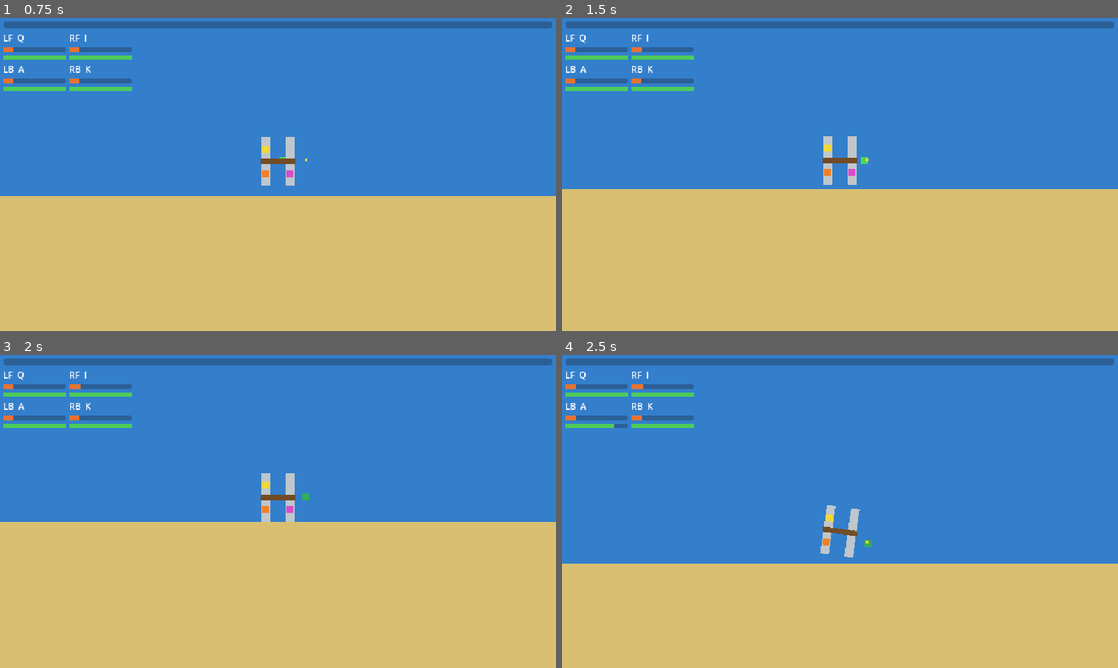
Above: before the commit, frames 1-4 (two rows, left to right).
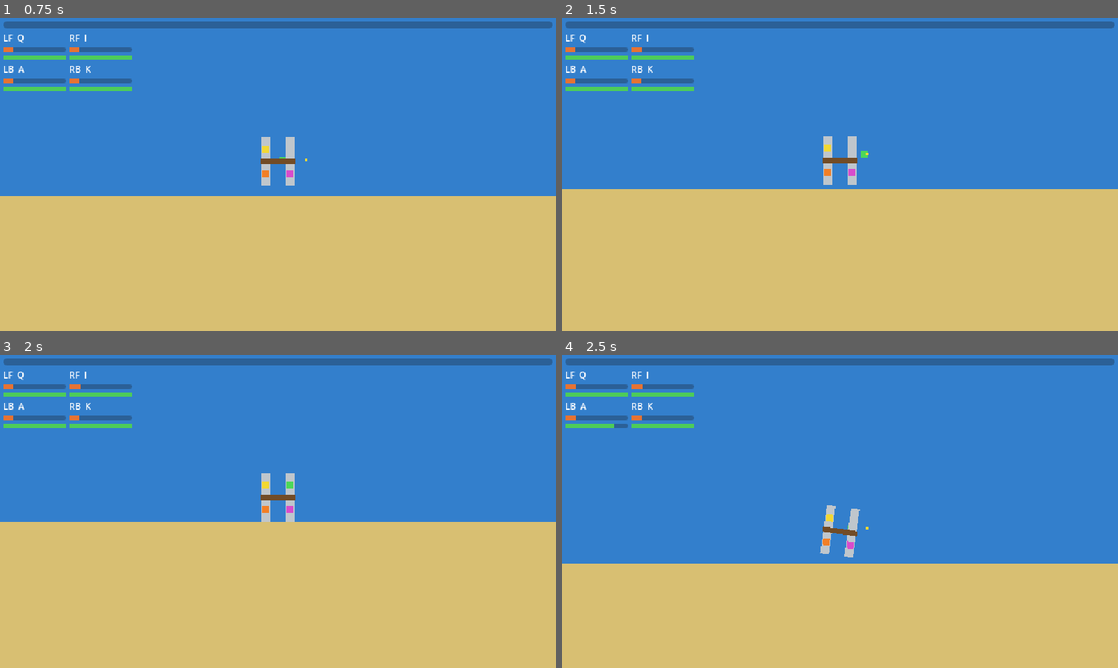
Above: after the commit, the same moments.

Repository: Freakling/PKSEI
Game: Godot game, scene res://scenes/main.tscn
Two runs of this game, one before a commit and one after it. Both use one fixed random seed, a clock stepped at 60 frames per second and the inputs below.
Inputs:
- Up to frame 1 (0.75 s): hold F6 (debug_beer_right) from 0.53 s (still down)
- Up to frame 2 (1.5 s): tap Enter at 1.25 s; release F6 (debug_beer_right) at 1.28 s; hold A (stroke_left_back) from 1.28 s (still down)
- Up to frame 3 (2 s): keep holding A (stroke_left_back)
- Up to frame 4 (2.5 s): release A (stroke_left_back) at 2.03 s; hold F6 (debug_beer_right) from 2.03 s (still down)

Frame 1 is identical in both runs. In frame 2, less than 0.1% of the frame differs, in the area x 53-56%, y 42-47%; in frame 3, less than 0.1%; in frame 4, less than 0.1%, in the area x 14-56%, y 9-62%.

Commit message:
fix: loose things stop at the shoreline, a washed-up guy re-boards at launch (B2)
Rescue holds beers and swimmers at y = -shore_margin (placeholder), a
floating guy there is washed up, and RunState picks him back up on its
own while the boat still rests at the launch shore; while crossing he
waits there for the boat or the shore reset.

Co-Authored-By: Claude Fable 5.1 <noreply@anthropic.com>

Diff:
--- a/data/boat_tuning.tres
+++ b/data/boat_tuning.tres
@@ -15,6 +15,7 @@
 swim_speed = 30.0
 beer_toss = 32.0
 pickup_radius = 20.0
+shore_margin = 40.0
 bail_rate = 1.0
 thrust_scale = 0.5
 turn_scale = 0.01
--- a/scripts/autoload/run_state.gd
+++ b/scripts/autoload/run_state.gd
@@ -8,7 +8,9 @@
 ## stroke() on each key release and step() once per physics frame, and applies the Motion it
 ## gets back; the lake sets progress from the boat's position, calls arrive() at the island,
 ## pickup() when the boat reaches a floating guy and shore_touched() whenever the boat touches
-## the shore; RunState decides whether that is a shore reset. Hazard scenes call the effects
+## the shore; RunState decides whether that is a shore reset. While the boat still rests at the
+## launch shore (LAUNCH) a guy washed up at the shoreline climbs back aboard on his own in step()
+## (B2); under way he waits there for the boat or the shore reset. Hazard scenes call the effects
 ## palette (GDD › Systems › Hazards, Effects): beer_overboard(), shove(), snag(), stop(),
 ## force_break() and water_aboard(); the boat takes the shove and the stop with take_shove() and
 ## take_stop(), and a snagged or bailing seat gives no strokes. A guy who falls in without a
@@ -269,7 +271,8 @@
 	_pending.append(PendingStroke.new(pending, drunkenness.stroke_delay(level)))
 
 
-## One physics frame: the swimmers and their beers move with the current, every guy drinks
+## One physics frame: the swimmers and their beers move with the current (while launching, a
+## guy washed up at the shoreline climbs back aboard with whatever beer he has), every guy drinks
 ## (a floating guy with his beer at the water rate; one without a beer not at all) and every guy
 ## aboard recovers or breaks (a guy in the water keeps his stamina, state and time left until he
 ## is picked up, GDD › Systems › Stamina), the levels are mirrored into the guys, the snags count
@@ -286,6 +289,10 @@
 		if bailer_of(side as Rescue.Hull) != Rescue.NOBODY:
 			_water[side] = maxf(_water[side] - paddling.tuning.bail_rate * delta, 0.0)
 	rescue.step(delta, Vector2.DOWN * paddling.tuning.current_speed, paddling.tuning)
+	if phase == Phase.LAUNCH:
+		# The boat rests at the shore, so the launch shore never traps the player (B2).
+		for seat: int in rescue.washed_up():
+			pickup(seat)
 	for seat: int in GUY_COUNT:
 		var guy: Guy = guys[seat]
 		var swimmer: Rescue.Swimmer = rescue.swimmer_of(seat)
--- a/scripts/resources/boat_tuning.gd
+++ b/scripts/resources/boat_tuning.gd
@@ -30,6 +30,10 @@
 @export var beer_toss: float = 32.0 ## PLACEHOLDER
 ## Pixels from the boat's centre within which a floating guy is picked up (the lake checks it).
 @export var pickup_radius: float = 20.0 ## PLACEHOLDER
+## Pixels above the shoreline (y = 0) where everything loose stops (B2): no beer or swimmer drifts
+## past y = -shore_margin, so a washed-up guy lies within pickup_radius of a boat resting at the
+## shore. Read by Rescue.
+@export var shore_margin: float = 40.0 ## PLACEHOLDER
 ## Water a guy bails out per second while his hull has water aboard (the water aboard effect,
 ## GDD › Systems › Hazards); his seat gives no strokes meanwhile. Read by RunState.
 @export var bail_rate: float = 1.0 ## PLACEHOLDER
--- a/scripts/systems/rescue.gd
+++ b/scripts/systems/rescue.gd
@@ -8,7 +8,9 @@
 ## toward it at swim_speed (on top of the current, like everything in the water) until he
 ## reaches it, then floats, drifting with the current and drinking. He never swims back; the boat
 ## has to come to him. A guy can also fall in without a beer (the pee antic, T13): he floats at
-## once and doesn't drink. There is no limit on how many are in the water at a time.
+## once and doesn't drink. There is no limit on how many are in the water at a time. Nothing loose
+## drifts past the shoreline: a beer or a guy stops shore_margin above it (B2) and a guy lying
+## there is washed up, within pickup_radius of a boat resting at the shore.
 
 ## Which hull a hazard hit; the guy who jumps comes from that side when one is aboard.
 enum Hull { LEFT, RIGHT }
@@ -26,6 +28,8 @@
 	var beer_position: Vector2 = Vector2.ZERO
 	var state: State = State.SWIMMING
 	var has_beer: bool = true
+	## Lying at the shoreline, as far as the current takes him (set by step()).
+	var washed_up: bool = false
 
 	func _init(swimmer_seat: int, at: Vector2, beer_at: Vector2, swimmer_state: State, beer: bool) -> void:
 		seat = swimmer_seat
@@ -80,22 +84,32 @@
 
 ## One timestep: every loose beer and every floating guy drifts by `current` (pixels per second);
 ## a swimming guy drifts too and swims swim_speed toward his beer on top of it, and holds it
-## (FLOATING) once he reaches it this step.
+## (FLOATING) once he reaches it this step. Nothing drifts past the shoreline: beers and guys stop
+## at y = -shore_margin, and a guy lying there is washed_up.
 func step(delta: float, current: Vector2, tuning: BoatTuning) -> void:
 	var drift: Vector2 = current * delta
+	var shoreline: float = -tuning.shore_margin
 	for swimmer: Swimmer in _swimmers:
 		if swimmer.state == State.SWIMMING:
-			swimmer.beer_position += drift
+			swimmer.beer_position = held_back(swimmer.beer_position + drift, shoreline)
 			var reach: float = tuning.swim_speed * delta
-			var to_beer: Vector2 = swimmer.beer_position - (swimmer.position + drift)
+			var drifted: Vector2 = held_back(swimmer.position + drift, shoreline)
+			var to_beer: Vector2 = swimmer.beer_position - drifted
 			if to_beer.length() <= reach:
 				swimmer.position = swimmer.beer_position
 				swimmer.state = State.FLOATING
 			else:
-				swimmer.position += drift + to_beer.normalized() * reach
+				swimmer.position = drifted + to_beer.normalized() * reach
 		else:
-			swimmer.position += drift
+			swimmer.position = held_back(swimmer.position + drift, shoreline)
 			swimmer.beer_position = swimmer.position
+		swimmer.washed_up = swimmer.position.y >= shoreline
+
+
+## `at` held above the shoreline: the same point, no lower than `shoreline` (y grows toward the
+## shore).
+static func held_back(at: Vector2, shoreline: float) -> Vector2:
+	return Vector2(at.x, minf(at.y, shoreline))
 
 
 func swimmers() -> Array[Swimmer]:
@@ -123,6 +137,16 @@
 	return seats
 
 
+## The floating guys lying at the shoreline: the ones a boat resting at the shore reaches. A guy
+## still swimming for his beer reaches it there first (it stopped at the shoreline too).
+func washed_up() -> Array[int]:
+	var seats: Array[int] = []
+	for swimmer: Swimmer in _swimmers:
+		if swimmer.state == State.FLOATING and swimmer.washed_up:
+			seats.append(swimmer.seat)
+	return seats
+
+
 ## Takes him out of the water and returns whether he had his beer (false if he wasn't in it).
 func pickup(seat: int) -> bool:
 	var swimmer: Swimmer = swimmer_of(seat)
--- a/tests/test_rescue.gd
+++ b/tests/test_rescue.gd
@@ -2,6 +2,8 @@
 ## T9 · Rescue: a beer overboard puts a guy in the water after it; the beer drifts with the
 ## current, he swims to it, then floats with it until the boat picks him up; no limit on how
 ## many are in (GDD › Systems › Setbacks).
+## B2 · Nothing loose drifts past the shoreline: beers and swimmers stop shore_margin above it,
+## and a floating guy lying there is washed up.
 
 const ALL: Array[int] = [
 	Paddling.Seat.LEFT_FRONT, Paddling.Seat.LEFT_BACK, Paddling.Seat.RIGHT_FRONT, Paddling.Seat.RIGHT_BACK,
@@ -17,6 +19,7 @@
 func before_each() -> void:
 	tuning = BoatTuning.new()
 	tuning.swim_speed = 10.0
+	tuning.shore_margin = 40.0
 	rescue = Rescue.new()
 
 
@@ -119,3 +122,48 @@
 	rescue.guy_overboard(Paddling.Seat.RIGHT_BACK, BOAT)
 	rescue.reset()
 	expect_eq(rescue.swimmers().size(), 0, "nobody in the water")
+
+
+## B2 regression: the current carries a floating guy and a loose beer to the shoreline and no
+## further; lying there he is washed up.
+func test_nothing_loose_drifts_past_the_shoreline() -> void:
+	var floater: int = Paddling.Seat.RIGHT_BACK
+	rescue.guy_overboard(floater, Vector2(50.0, -60.0))
+	rescue.beer_overboard(Rescue.Hull.LEFT, ALL, Vector2(100.0, -60.0), Vector2(200.0, -60.0))
+	rescue.step(1.0, CURRENT, tuning)
+	var floating: Rescue.Swimmer = rescue.swimmer_of(floater)
+	var swimming: Rescue.Swimmer = rescue.swimmer_of(Paddling.Seat.LEFT_FRONT)
+	expect_eq(floating.position, Vector2(50.0, -50.0), "still open water: he drifts as before")
+	expect_false(floating.washed_up, "not washed up yet")
+	expect_false(swimming.washed_up, "nor the swimmer")
+	rescue.step(5.0, CURRENT, tuning)
+	expect_eq(floating.position, Vector2(50.0, -40.0), "the floating guy stops shore_margin above the shoreline")
+	expect(floating.washed_up, "and is washed up")
+	expect_eq(floating.beer_position, floating.position, "nothing for him to reach past it")
+	expect_eq(swimming.beer_position, Vector2(200.0, -40.0), "the loose beer stops there too")
+	expect_near(swimming.position.y, -40.0, 0.0001, "and so does the guy swimming for it")
+	rescue.step(10.0, CURRENT, tuning)
+	expect_eq(floating.position, Vector2(50.0, -40.0), "the current can't take him further")
+	expect_eq(swimming.position, Vector2(200.0, -40.0), "the swimmer reached his beer along the shoreline")
+	expect_eq(swimming.state, Rescue.State.FLOATING, "and holds it")
+	expect(swimming.washed_up, "washed up with it")
+
+
+## B2 regression: a beer knocked over with the boat resting at the launch shore (y about -28, past
+## the shoreline) puts the guy and the beer at the shoreline at once; once he has the beer he is
+## washed up, though out of reach of the boat itself.
+func test_a_beer_over_at_the_launch_shore_washes_him_up() -> void:
+	var at_shore: Vector2 = Vector2(0.0, -28.0)
+	rescue.beer_overboard(Rescue.Hull.LEFT, ALL, at_shore, at_shore + Vector2(-32.0, 0.0))
+	var swimmer: Rescue.Swimmer = rescue.swimmer_of(Paddling.Seat.LEFT_FRONT)
+	expect_eq(rescue.washed_up(), [] as Array[int], "not washed up before he has his beer")
+	rescue.step(1.0, CURRENT, tuning)
+	expect_near(swimmer.position.y, -40.0, 0.0001, "held back to the shoreline at once")
+	expect_near(swimmer.beer_position.y, -40.0, 0.0001, "the beer too")
+	expect_eq(swimmer.state, Rescue.State.SWIMMING, "32 px along the shoreline at 10 px/s: still swimming")
+	expect_eq(rescue.washed_up(), [] as Array[int], "a guy still swimming is not listed")
+	rescue.step(3.0, CURRENT, tuning)
+	expect_eq(swimmer.state, Rescue.State.FLOATING, "he has it")
+	expect_eq(rescue.washed_up(), [Paddling.Seat.LEFT_FRONT] as Array[int], "washed up with his beer")
+	expect_eq(rescue.within_reach(at_shore, 20.0), [] as Array[int], "34 px from the boat: it can't reach him itself")
+	expect(rescue.pickup(Paddling.Seat.LEFT_FRONT), "picked up with his beer")
--- a/tests/test_run_state.gd
+++ b/tests/test_run_state.gd
@@ -11,6 +11,8 @@
 ## the state he left when he is picked up (GDD › Systems › Stamina).
 ## B1 · A stroke released before its guy goes overboard never lands: the strokes still waiting to
 ## land are dropped when he goes in (GDD › Systems › Setbacks).
+## B2 · A guy washed up at the shoreline climbs back aboard on his own while the boat rests at the
+## launch shore (LAUNCH); under way (CROSSING) he waits there for the boat or the shore reset.
 
 const RunStateScript: GDScript = preload("res://scripts/autoload/run_state.gd")
 const TICK: float = 1.0 / 60.0
@@ -465,3 +467,48 @@
 	state.step(2.5)
 	expect_eq(state.stamina.state_of(seat), Stamina.State.PADDLING, "the break ends after its time")
 	state.free()
+
+
+## B2 regression: F5 at the launch shore (boat centre y about -28, past the shoreline). The guy
+## and his beer are held at the shoreline; once he has the beer he climbs back aboard by himself.
+func test_a_washed_up_swimmer_climbs_back_aboard_while_launching() -> void:
+	var state: Node = sober_state()
+	var at_shore: Vector2 = Vector2(0.0, -28.0)
+	var shoreline: float = -state.paddling.tuning.shore_margin
+	var seat: int = state.beer_overboard(Rescue.Hull.LEFT, at_shore)
+	state.step(TICK)
+	var swimmer: RefCounted = state.rescue.swimmer_of(seat)
+	expect_near(swimmer.position.y, shoreline, 0.0001, "held at the shoreline, not under the shore")
+	expect_false(state.guys[seat].aboard, "still swimming for his beer: not aboard yet")
+	for i: int in 120:
+		state.step(TICK)
+	expect(state.guys[seat].aboard, "with his beer at the shoreline he climbed back aboard")
+	expect_false(state.rescue.is_in_water(seat), "out of the water")
+	expect(state.all_aboard(), "all four aboard again")
+	expect_eq(state.phase, RunStateScript.Phase.LAUNCH, "still launching")
+	expect_near(state.elapsed, TICK * 121.0, 0.0001, "no reset: the clock kept its time")
+	state.drunkenness.set_level(seat, 0.0)
+	state.stroke(seat, 10.0)
+	expect(state.step(TICK).thrust > 0.0, "his key paddles again")
+	state.free()
+
+
+## B2: under way, a guy the current carries to the shoreline stays in the water there until the
+## boat comes for him or touches the shore.
+func test_a_washed_up_swimmer_waits_at_the_shoreline_while_crossing() -> void:
+	var state: Node = sober_state()
+	var shoreline: float = -state.paddling.tuning.shore_margin
+	state.set_progress(0.4)
+	var seat: int = state.beer_overboard(Rescue.Hull.LEFT, BOAT)
+	for i: int in 60:
+		state.step(1.0)
+	var swimmer: RefCounted = state.rescue.swimmer_of(seat)
+	expect(swimmer != null, "still in the water")
+	expect_near(swimmer.position.y, shoreline, 0.0001, "lying at the shoreline")
+	expect(swimmer.washed_up, "washed up")
+	expect_false(state.guys[seat].aboard, "crossing: he doesn't climb aboard by himself")
+	expect_eq(state.phase, RunStateScript.Phase.CROSSING, "still under way")
+	state.shore_touched()
+	expect(state.guys[seat].aboard, "the boat back at the shore is the shore reset: everyone aboard")
+	expect_eq(state.rescue.swimmers().size(), 0, "nobody in the water")
+	state.free()
Not shown, changed: AGENTS.md
Not shown, changed: TASKS.md
